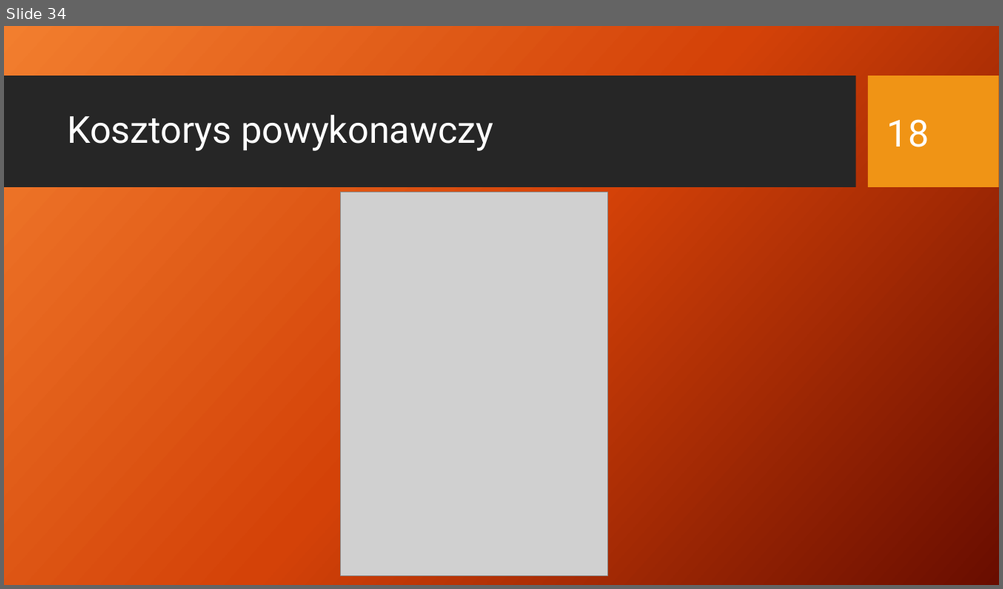
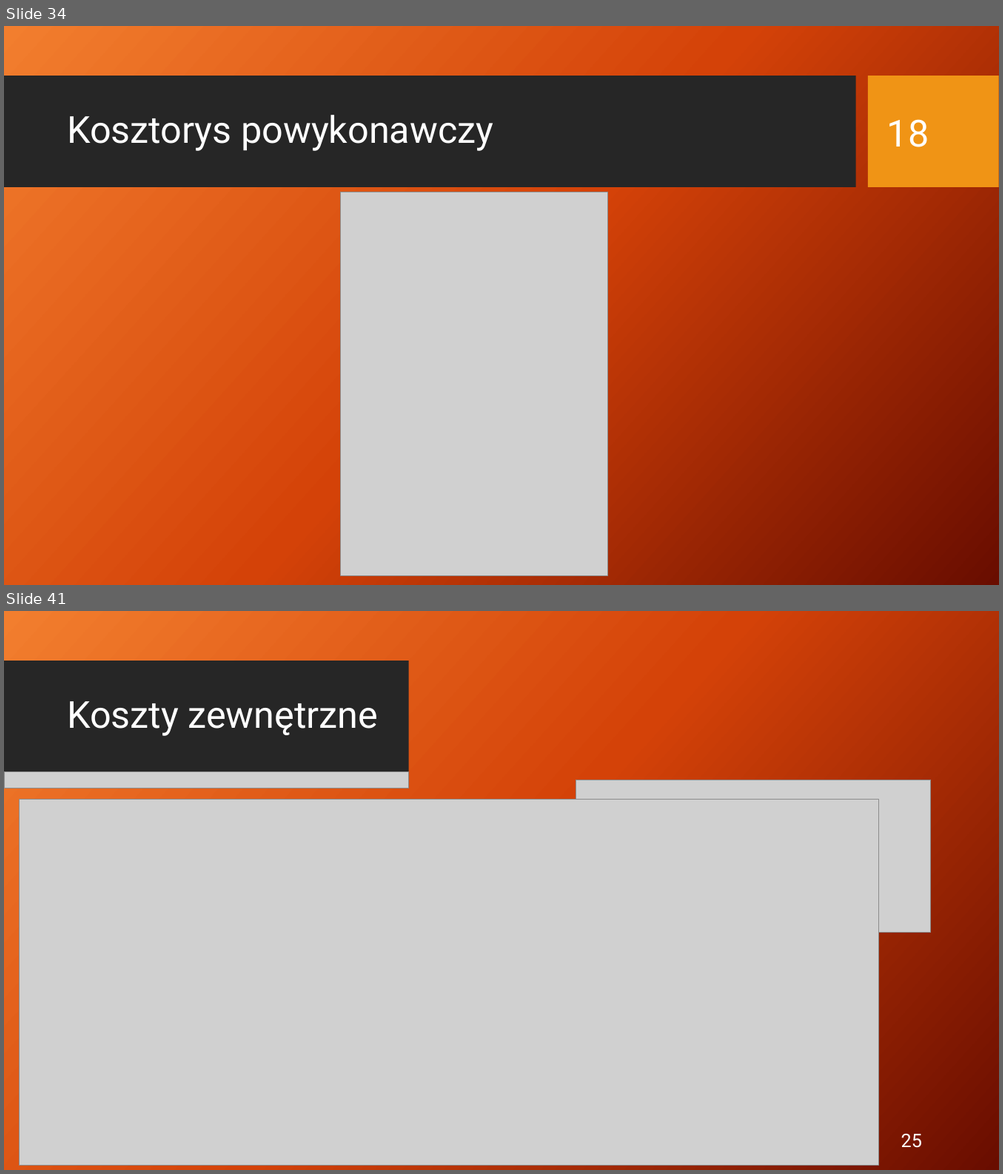
Before and after one commit to rudnickirobert/KWZP2021, a slide deck: Prezentacja_29.04.pptx. Shown one above the other, each under a label of ours: slide 34 before the commit, slides 34 and 41 after it; the slides between them are not shown. The pictures are 1003x589 and 1003x1174 pixels, drawn with LibreOffice and Linux fonts; fonts in the diff are those of the drawing; grey boxes stand for pictures; background and template pictures are left out. Boxes give left, top, right and bottom in pixels: in the first picture for what was removed or moved away, otherwise in the second. Text is boxed around its words. In the diff, an @@ line names an element or a change of style, - is before the commit and + after.

```diff
--- a/Prezentacja_29.04.pptx
+++ b/Prezentacja_29.04.pptx
@@ slide 41 added at (4,611,999,1170), background picture (left out); not listed: 2 template elements that a slide beside it also shows @@
@@ rectangle added at (4,611,999,1170), fill gradient #F18031 to #D54209 to #6A0D00 @@
@@ rectangle added at (4,661,408,773), fill #262626 @@
@@ title added at (67,701,378,736), 36 pt, text #FFFFFF @@
+Koszty zewnętrzne
@@ picture added at (4,772,408,788) @@
@@ picture added at (576,780,931,933) @@
@@ picture added at (19,799,878,1166) @@
@@ text added at (901,1134,922,1148), 18 pt, text #FFFFFF @@
+25
```
Also in this commit, not shown: 4 slides changed, 4 other slides added, 4 slides removed, 31 other files.
